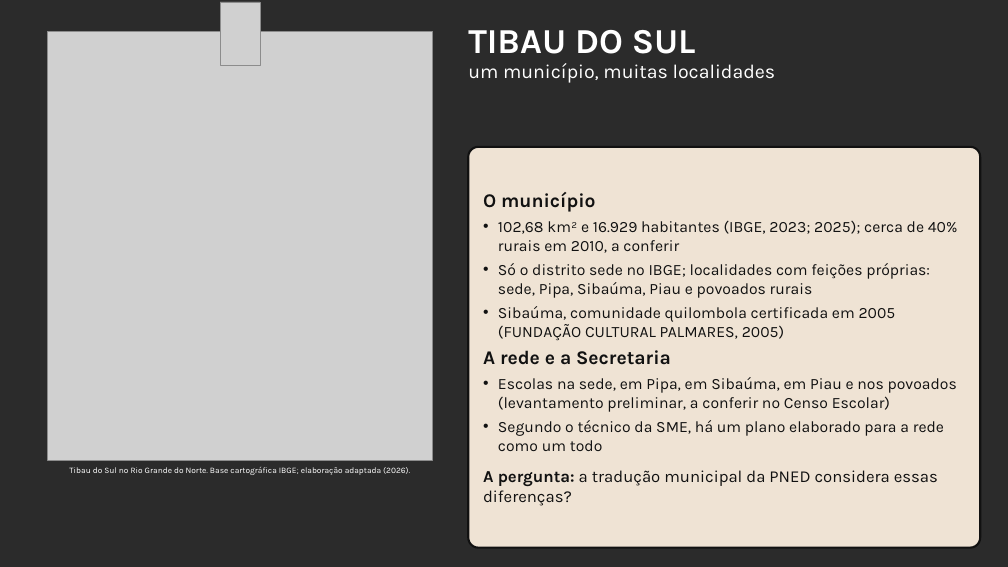
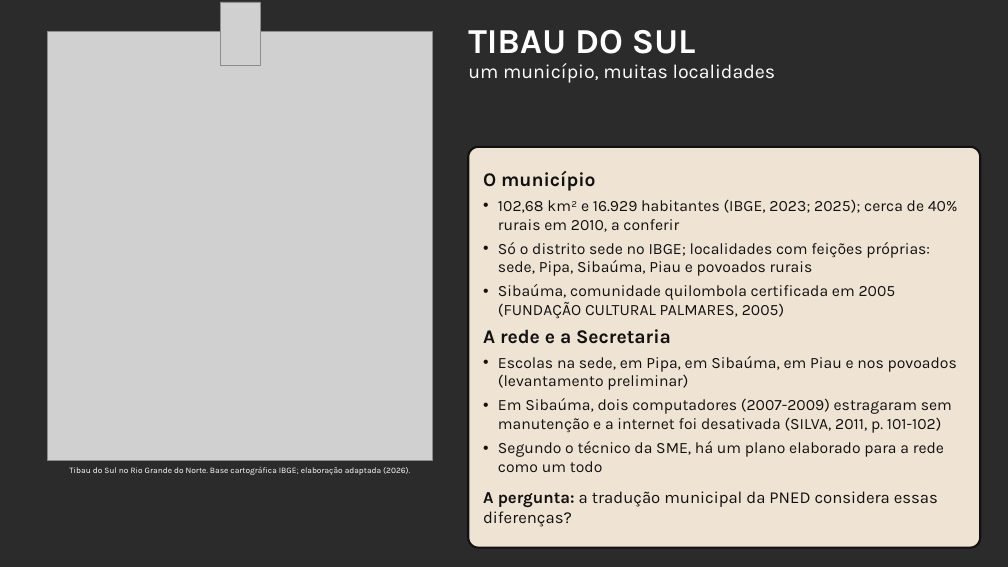
Before and after one commit to yzynya-beep/Tese, a slide deck: slide 23 of apresentacao_qualificacao/Qualificacao_PNED_Pipa.pptx (slide 24 before the commit). Drawn at 1008x567 pixels with LibreOffice and Linux fonts; fonts in the diff are those of the drawing; grey boxes stand for pictures; background and template pictures are left out; a plain dark background stands for a picture behind light text. Boxes give left, top, right and bottom in pixels: in the first picture for what was removed or moved away, otherwise in the second. Text is boxed around its words. In the diff, an @@ line names an element or a change of style, - is before the commit and + after.

```diff
--- a/apresentacao_qualificacao/Qualificacao_PNED_Pipa.pptx
+++ b/apresentacao_qualificacao/Qualificacao_PNED_Pipa.pptx
@@ text in rounded rectangle at [498, 356, 957, 433]: text changed @@
-• Escolas na sede, em Pipa, em Sibaúma, em Piau e nos povoados (levantamento preliminar, a conferir no Censo Escolar)
+• Escolas na sede, em Pipa, em Sibaúma, em Piau e nos povoados (levantamento preliminar)
+• Em Sibaúma, dois computadores (2007-2009) estragaram sem manutenção e a internet foi desativada (SILVA, 2011, p. 101-102)
```
Also in this commit, not shown: 3 other slides changed, 2 slides removed, 3 other files.
